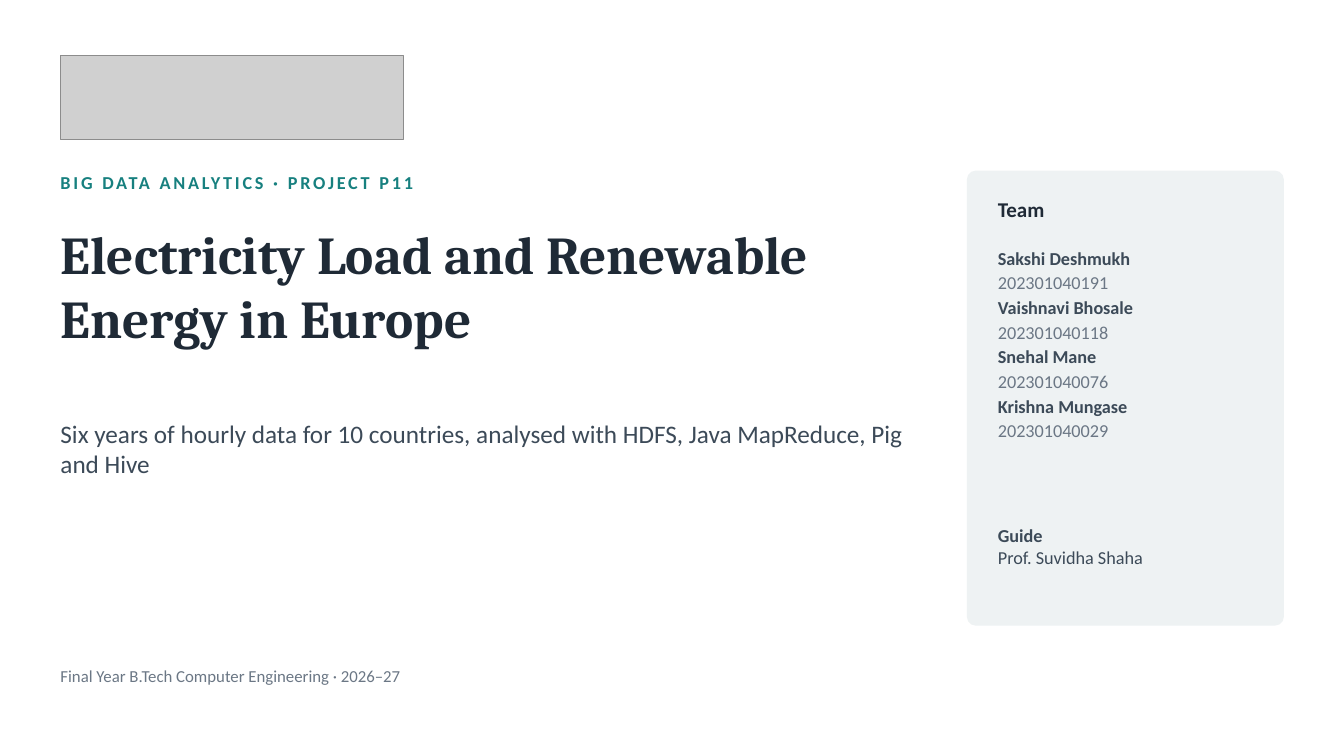
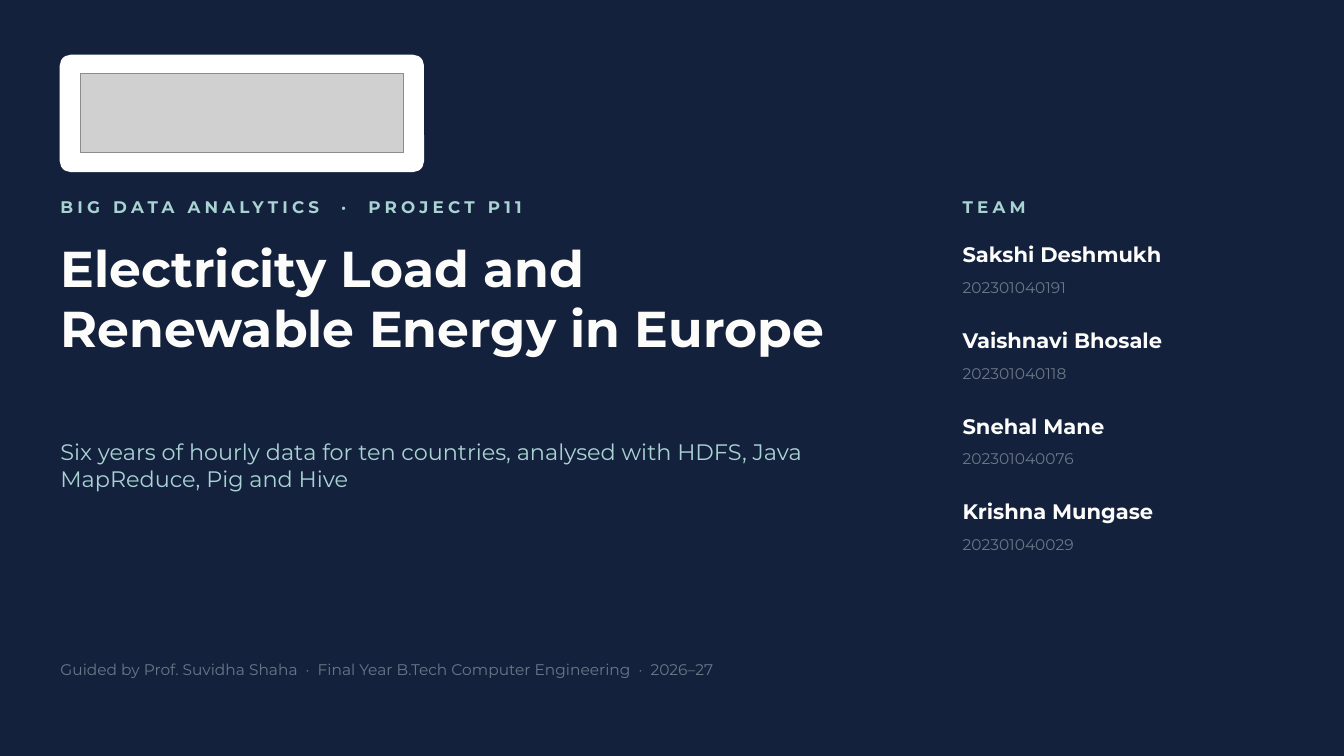
Before and after one commit to krishmungase/P11-Energy, a slide deck: slide 1 of slides/P11_Energy_Presentation.pptx. Drawn at 1344x756 pixels with LibreOffice and Linux fonts; fonts in the diff are those of the drawing; grey boxes stand for pictures. Boxes give left, top, right and bottom in pixels: in the first picture for what was removed or moved away, otherwise in the second. Text is boxed around its words. In the diff, an @@ line names an element or a change of style, - is before the commit and + after.

Commit message:
Slides: new design with Montserrat, section dividers and a PDF copy
- dark cover and four numbered section dividers, section label above
  each title, white cards on the same surface colour as the charts
- Montserrat for all text; the PDF has the font embedded, for PCs where
  Montserrat is not installed
- fixed text that overflowed its card with the wider font

```diff
--- a/slides/P11_Energy_Presentation.pptx
+++ b/slides/P11_Energy_Presentation.pptx
@@ background #FFFFFF to #14213D @@
@@ rounded rectangle added at [60,55,423,171], fill #FFFFFF, outline #FFFFFF 1 pt @@
@@ picture: place and size @@
-picture at [60,55,403,139]
+picture at [81,74,403,152]
@@ rounded rectangle removed at [968,171,1284,625] @@
@@ text "BIG DATA ANALYTICS · PROJECT ...": place and size @@
-text "BIG DATA ANALYTICS · PROJECT ..." at [60,171,867,207]
+text "BIG DATA ANALYTICS · PROJECT ..." at [368,201,522,213]
@@ text "BIG DATA ANALYTICS · PROJECT ..." at [368,201,522,213]: size 13 to 12 pt, font Calibri to Montserrat, text colour #17807F to #A9D3D2, letter spacing 2 to 3 pt @@
@@ text at [963,201,1026,213]: text changed; size 15 to 12 pt; font Calibri to Montserrat; text colour #1F2A36 to #A9D3D2 @@
-Team
+TEAM
@@ title "Electricity Load and Renewable Energy ...": place and size @@
-title "Electricity Load and Renewable Energy ..." at [60,237,808,350]
+title "Electricity Load and Renewable Energy ..." at [60,247,824,357]
@@ title "Electricity Load and Renewable Energy ..." at [60,247,824,357]: size 38 to 36 pt, font Cambria to Montserrat, text colour #1F2A36 to #FCFCFB @@
@@ text added at [963,245,1161,263], 15 pt, text #FCFCFB, bold @@
+Sakshi Deshmukh
@@ text removed at [998,252,1133,437] @@
-Sakshi Deshmukh
-202301040191
-Vaishnavi Bhosale
-202301040118
-Snehal Mane
-202301040076
-Krishna Mungase
-202301040029
@@ text added at [963,282,1066,293], 11 pt, text #6B7785 @@
+202301040191
@@ text added at [963,331,1162,348], 15 pt, text #FCFCFB, bold @@
+Vaishnavi Bhosale
@@ text added at [963,368,1067,379], 11 pt, text #6B7785 @@
+202301040118
@@ text added at [963,418,1104,435], 15 pt, text #FCFCFB, bold @@
+Snehal Mane
@@ text at [60,443,802,492]: text changed; size 18 to 16 pt; font Calibri to Montserrat; text colour #3C4A58 to #A9D3D2 @@
-Six years of hourly data for 10 countries, analysed with HDFS, Java MapReduce, Pig and Hive
+Six years of hourly data for ten countries, analysed with HDFS, Java MapReduce, Pig and Hive
@@ text added at [963,453,1074,464], 11 pt, text #6B7785 @@
+202301040076
@@ text added at [963,502,1153,524], 15 pt, text #FCFCFB, bold @@
+Krishna Mungase
@@ text added at [963,539,1074,550], 11 pt, text #6B7785 @@
+202301040029
@@ text removed at [998,529,1143,564] @@
-Guide
-Prof. Suvidha Shaha
@@ text at [60,664,714,678]: text changed; size 12 to 11 pt; font Calibri to Montserrat @@
-Final Year B.Tech Computer Engineering · 2026–27
+Guided by Prof. Suvidha Shaha · Final Year B.Tech Computer Engineering · 2026–27
```
Also in this commit, not shown: 16 other slides changed, 4 slides added, 3 other files.
